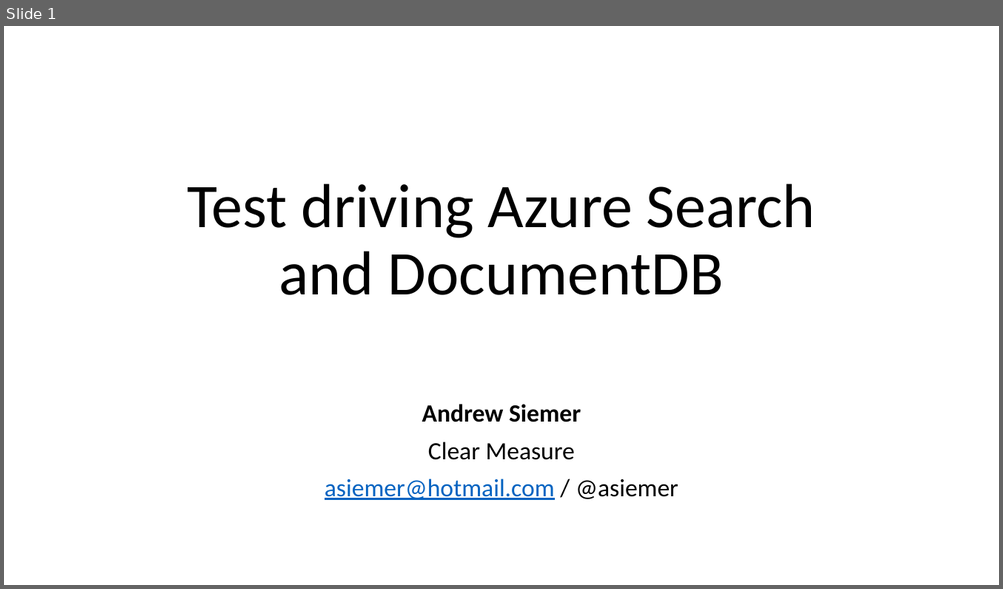
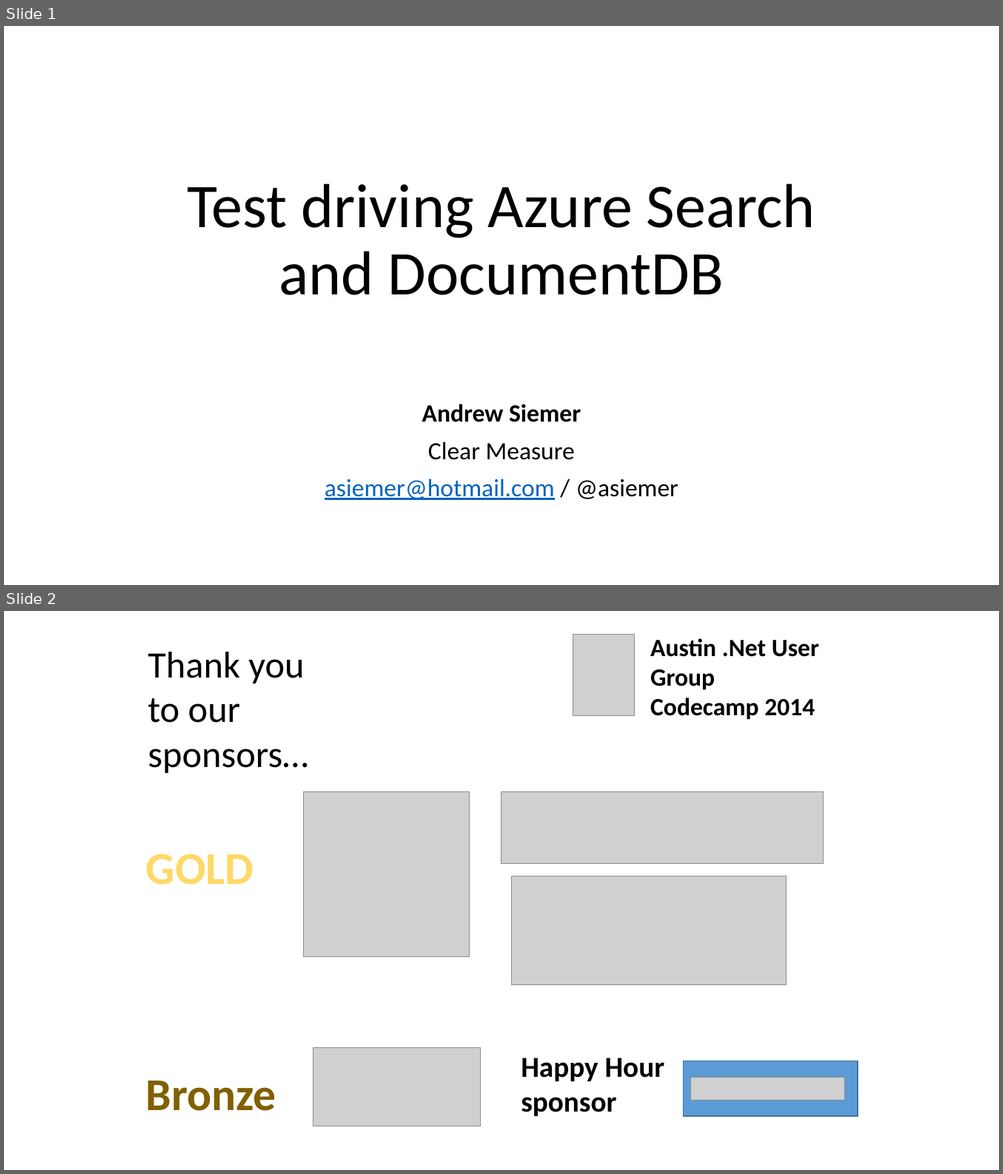
Before and after one commit to asiemer/AzureJeeps, a slide deck: docs/presentation.pptx. Shown one above the other, each under a label of ours: slide 1 before the commit, slides 1 and 2 after it. The pictures are 1003x589 and 1003x1174 pixels, drawn with LibreOffice and Linux fonts; fonts in the diff are those of the drawing; grey boxes stand for pictures. Boxes give left, top, right and bottom in pixels: in the first picture for what was removed or moved away, otherwise in the second. Text is boxed around its words. In the diff, an @@ line names an element or a change of style, - is before the commit and + after.

Commit message:
azure code camp sponsor slide added

```diff
--- a/docs/presentation.pptx
+++ b/docs/presentation.pptx
@@ slide 2 added at [4, 611, 999, 1170], background #FFFFFF @@
@@ text added at [148, 652, 308, 773], 36 pt, text #000000 @@
+Thank you to our sponsors…
@@ picture added at [573, 634, 634, 715] @@
@@ text added at [650, 638, 819, 720], 24 pt, text #000000, bold @@
+Austin .Net User Group
+Codecamp 2014
@@ picture added at [304, 792, 469, 957] @@
@@ picture added at [501, 792, 823, 864] @@
@@ text added at [146, 854, 254, 885], 44 pt, text #FFD966, bold @@
+GOLD
@@ picture added at [512, 877, 787, 985] @@
@@ picture added at [313, 1048, 480, 1127] @@
@@ text added at [521, 1058, 665, 1116], 28 pt, text #000000, bold @@
+Happy Hour sponsor
@@ rectangle added at [683, 1062, 857, 1117], fill #5B9BD5, outline #43739E 1 pt @@
@@ text added at [146, 1081, 276, 1111], 44 pt, text #806000, bold @@
+Bronze
@@ picture added at [691, 1078, 844, 1100] @@
```
